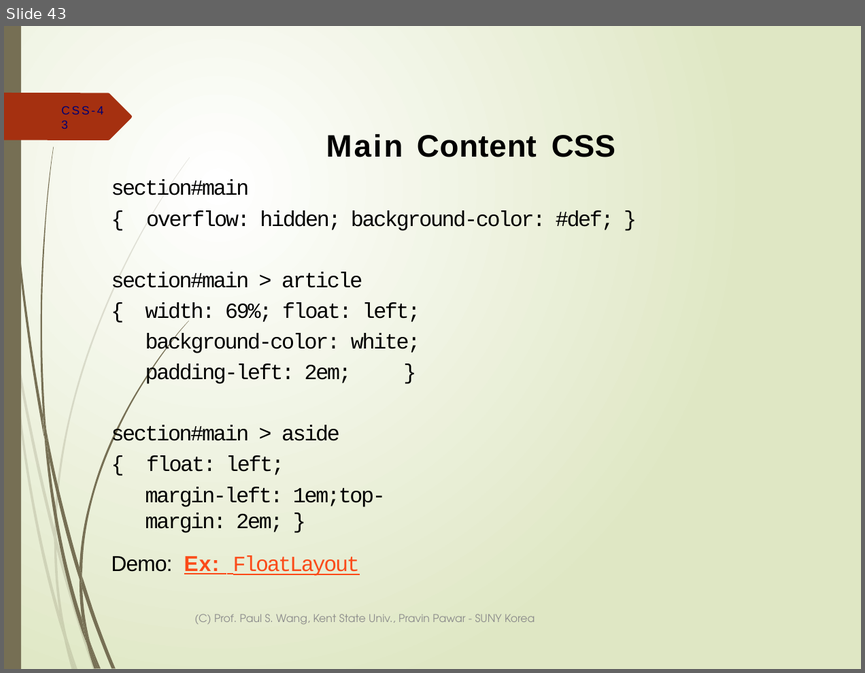
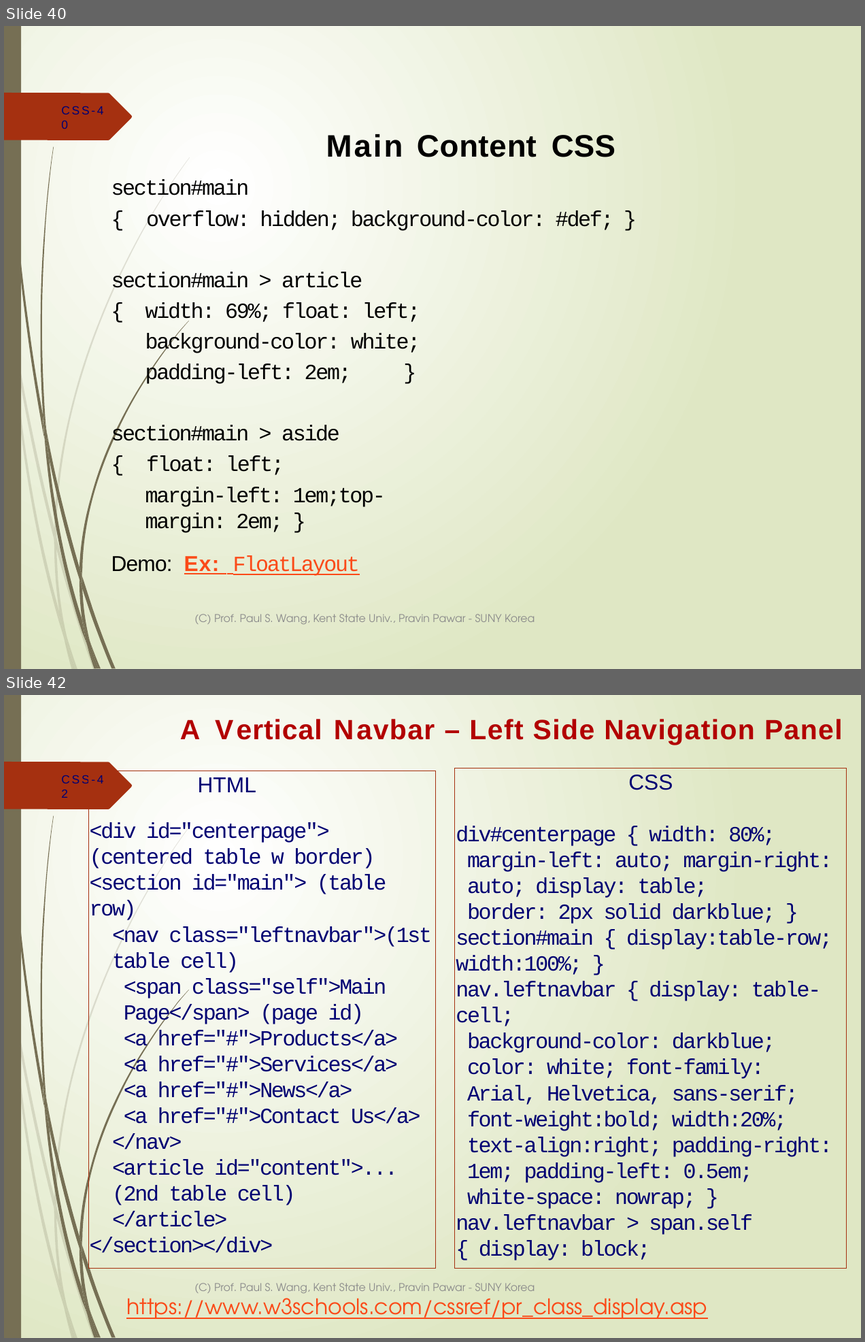
Before and after one commit to ppawar/ppawar.github.io, a slide deck: Fall2019/CSE102-F19/lectures/CSE102_Lec4-CSS.pptx. Shown one above the other, each under a label of ours: slide 43 before the commit, slides 40 and 42 after it; the slides between them are not shown. The pictures are 865x673 and 865x1342 pixels, drawn with LibreOffice and Linux fonts; fonts in the diff are those of the drawing. Boxes give left, top, right and bottom in pixels: in the first picture for what was removed or moved away, otherwise in the second. Text is boxed around its words. In the diff, an @@ line names an element or a change of style, - is before the commit and + after.

```diff
--- a/Fall2019/CSE102-F19/lectures/CSE102_Lec4-CSS.pptx
+++ b/Fall2019/CSE102-F19/lectures/CSE102_Lec4-CSS.pptx
@@ slide 42 added at (4, 695, 861, 1338), background gradient #FFFFFF to #DFE8C4; not listed: 24 template elements that a slide beside it also shows @@
@@ title added at (180, 719, 842, 745), 23.4 pt, text #B20000, bold @@
+A Vertical Navbar – Left Side Navigation Panel
@@ page number added at (61, 775, 103, 783), 10 pt, text #000072 @@
+CSS-42
@@ rectangle added at (88, 770, 435, 1268), outline #A53010 0.75 pt, 18.1 pt, text #000072 @@
+HTML
+<div id="centerpage"> (centered table w border)
+<section id="main"> (table row)
+<nav class="leftnavbar">(1st table cell)
+<span class="self">Main Page</span> (page id)
+<a href="#">Products</a>
+<a href="#">Services</a>
+<a href="#">News</a>
+<a href="#">Contact Us</a>
+</nav>
+<article id="content">... (2nd table cell)
+</article>
+</section></div>
@@ rectangle added at (455, 768, 847, 1268), outline #A53010 0.75 pt, 18.1 pt, text #000072 @@
+CSS
+div#centerpage { width: 80%; margin-left: auto; margin-right: auto; display: table;
+border: 2px solid darkblue; }
+section#main { display:table-row; width:100%; }
+nav.leftnavbar { display: table-cell;
+background-color: darkblue; color: white; font-family: Arial, Helvetica, sans-serif;
+font-weight:bold; width:20%; text-align:right; padding-right: 1em; padding-left: 0.5em;
+white-space: nowrap; }
+nav.leftnavbar > span.self { display: block;
@@ text added at (194, 1283, 534, 1293), 9 pt, text #8C8C8C @@
+(C) Prof. Paul S. Wang, Kent State Univ., Pravin Pawar - SUNY Korea
@@ text added at (126, 1292, 707, 1319), 18 pt, text #FB4A18, underline @@
+https://www.w3schools.com/cssref/pr_class_display.asp
@@ what was slide 43 is now slide 40 @@
```
Also in this commit, not shown: 8 slides changed, 13 other slides added, 3 slides removed, 11 other files.
